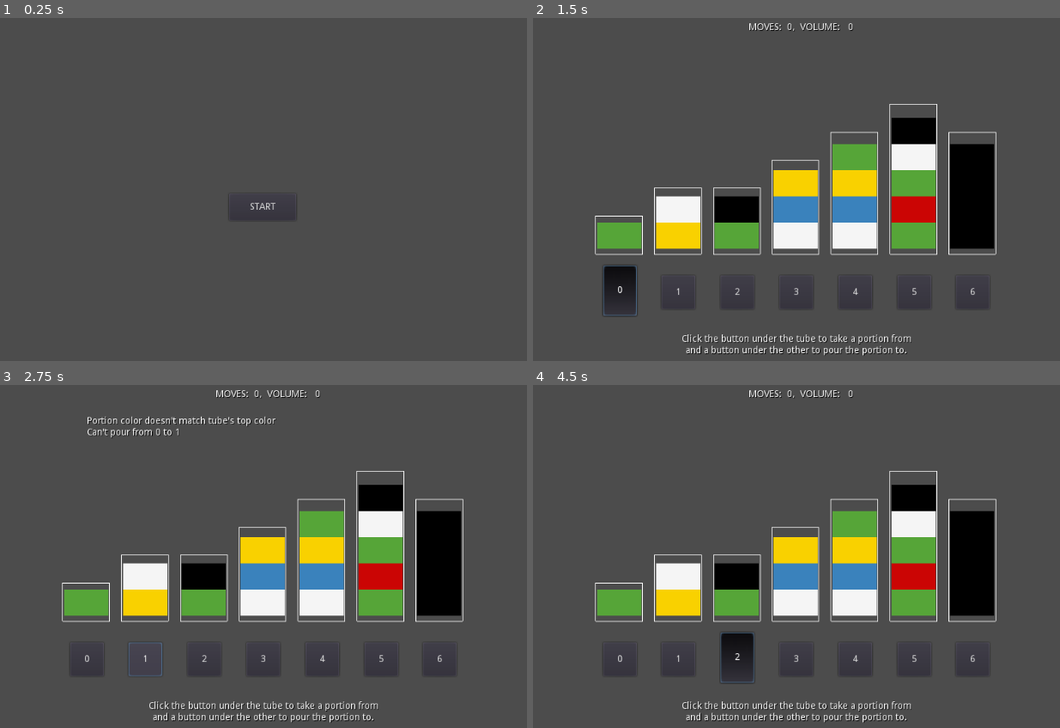
Above: before the commit, frames 1-4 (two rows, left to right).
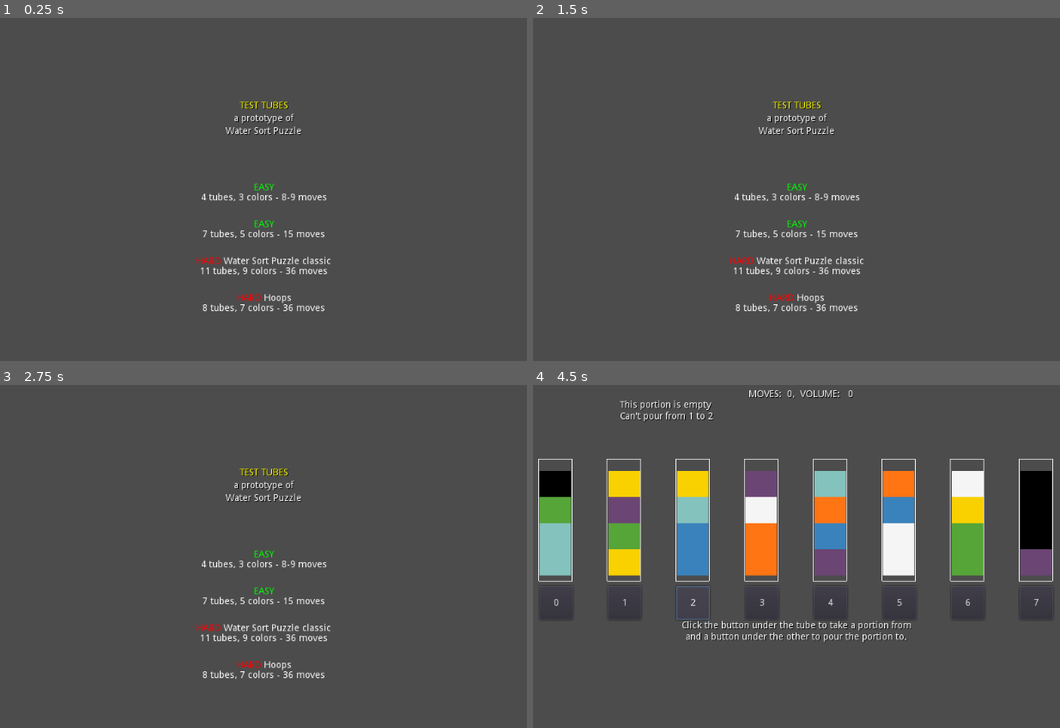
Above: after the commit, the same moments.

Repository: 1shevelov/test-tubes
Game: Godot game, scene res://scenes/Menu.tscn
Two runs of this game, one before a commit and one after it. Both use one fixed random seed, a clock stepped at 60 frames per second and the inputs below.
Inputs (mouse positions are in pixels of both pictures, inside the frame that each line leads up to):
- Up to frame 1 (0.25 s): no input
- Up to frame 2 (1.5 s): click (796, 206) at 0.5 s, where only the run before the commit has a clickable "START"; click (617, 292) at 1.25 s, where only the run before the commit has a clickable "0"
- Up to frame 3 (2.75 s): click (147, 659) at 2 s, where only the run before the commit has a clickable "1"
- Up to frame 4 (4.5 s): click (738, 659) at 2.75 s, where only the run before the commit has a clickable "2"; click "1" at 3.5 s; click "2" at 4.25 s

The runs differ from the first frame. In frame 1, 1.8% of the frame differs, in the area x 37-63%, y 24-86%; in frame 2, 18%; in frame 3, 18%; in frame 4, 30%, in the area x 0-99%, y 4-99%.

Commit message:
New menu with clickable level's list + couple of levels

Diff:
--- /dev/null
+++ b/scenes/LevelLabel.tscn
@@ -0,0 +1,29 @@
+[gd_scene load_steps=2 format=2]
+
+[ext_resource path="res://scripts/level_label.gd" type="Script" id=1]
+
+[node name="LevelLabel" type="MarginContainer"]
+margin_right = 40.0
+margin_bottom = 40.0
+rect_min_size = Vector2( 200, 30 )
+size_flags_horizontal = 3
+size_flags_vertical = 3
+custom_constants/margin_bottom = 5
+script = ExtResource( 1 )
+__meta__ = {
+"_edit_use_anchors_": false
+}
+
+[node name="RTLabel" type="RichTextLabel" parent="."]
+margin_right = 200.0
+margin_bottom = 35.0
+rect_min_size = Vector2( 0, 10 )
+size_flags_horizontal = 3
+size_flags_vertical = 3
+fit_content_height = true
+__meta__ = {
+"_edit_use_anchors_": false
+}
+[connection signal="gui_input" from="RTLabel" to="." method="_on_RTLabel_gui_input"]
+[connection signal="mouse_entered" from="RTLabel" to="." method="_on_RTLabel_mouse_entered"]
+[connection signal="mouse_exited" from="RTLabel" to="." method="_on_RTLabel_mouse_exited"]
--- a/scenes/Menu.tscn
+++ b/scenes/Menu.tscn
@@ -15,19 +15,64 @@
 [node name="CenterContainer" type="CenterContainer" parent="."]
 anchor_right = 1.0
 anchor_bottom = 1.0
-size_flags_horizontal = 2
-size_flags_vertical = 2
+margin_left = 2.2627
+margin_top = 3.51273
+margin_right = 2.2627
+margin_bottom = 3.5127
 __meta__ = {
 "_edit_use_anchors_": false
 }
 
-[node name="Button" type="Button" parent="CenterContainer"]
-margin_left = 462.0
-margin_top = 280.0
-margin_right = 562.0
-margin_bottom = 320.0
+[node name="MainVBox" type="VBoxContainer" parent="CenterContainer"]
+margin_left = 387.0
+margin_top = 246.0
+margin_right = 637.0
+margin_bottom = 353.0
+size_flags_horizontal = 4
+size_flags_vertical = 4
+custom_constants/separation = 25
+__meta__ = {
+"_edit_use_anchors_": false
+}
+
+[node name="RichTextLabel" type="RichTextLabel" parent="CenterContainer/MainVBox"]
+margin_right = 250.0
+margin_bottom = 57.0
+rect_min_size = Vector2( 150, 0 )
+size_flags_horizontal = 5
+size_flags_vertical = 4
+custom_colors/font_color_shadow = Color( 0, 0, 0, 1 )
+custom_constants/line_separation = 5
+bbcode_enabled = true
+bbcode_text = "[center][color=yellow][b]TEST TUBES[/b][/color]
+a prototype of
+[b]Water Sort Puzzle[/b][/center]"
+text = "TEST TUBES
+a prototype of
+Water Sort Puzzle"
+fit_content_height = true
+
+[node name="Container" type="Container" parent="CenterContainer/MainVBox"]
+margin_top = 82.0
+margin_right = 250.0
+margin_bottom = 82.0
+
+[node name="LevelSelection" type="VBoxContainer" parent="CenterContainer/MainVBox"]
+margin_top = 107.0
+margin_right = 250.0
+margin_bottom = 107.0
+rect_min_size = Vector2( 250, 0 )
+size_flags_vertical = 3
+custom_constants/separation = 5
+
+[node name="Button" type="Button" parent="CenterContainer/MainVBox"]
+visible = false
+margin_left = 75.0
+margin_top = 132.0
+margin_right = 175.0
+margin_bottom = 172.0
 rect_min_size = Vector2( 100, 40 )
-size_flags_horizontal = 5
-size_flags_vertical = 5
+size_flags_horizontal = 4
+size_flags_vertical = 4
 text = "START"
-[connection signal="pressed" from="CenterContainer/Button" to="." method="_on_Button_pressed"]
+[connection signal="pressed" from="CenterContainer/MainVBox/Button" to="." method="_on_Button_pressed"]
--- a/scripts/GameScene.gd
+++ b/scripts/GameScene.gd
@@ -6,9 +6,9 @@
 const TUBE_SCENE := preload("res://scenes/TubeScene.tscn")
 var tubes: Array = [] # of TUBE_SCENE
 
-var BORDER := 0.2 # in %
+var BORDER := 0.1 # in %
 
-const TUBE_SIZE := Vector2(70, 250)
+const TUBE_SIZE := Vector2(50, 250)
 
 const BUTTON:= preload("res://scenes/TubeButton.tscn")
 var tube_buttons: Array = []
@@ -53,7 +53,7 @@
 		tubes[i].init(Globals.get_level().get_tube(i).get_content())
 		add_child(tubes[i])
 		tubes[i].update_tube(Globals.get_level().get_tube(i).get_content())
-		var button_center_pos := Vector2(tube_center_x, ROOT_SIZE.y * BORDER * 1.6 + TUBE_SIZE.y)
+		var button_center_pos := Vector2(tube_center_x, ROOT_SIZE.y * BORDER * 1.8 + TUBE_SIZE.y)
 		tube_buttons[i] = add_button(i, button_center_pos)
 
 	message._set_global_position(Vector2(250, ROOT_SIZE.y * BORDER * 0.4))
--- a/scripts/Menu.gd
+++ b/scripts/Menu.gd
@@ -3,11 +3,13 @@
 const GAME_SCENE := preload("res://scenes/GameScene.tscn")
 var game_scene: Node2D
 
+const LEVEL_LABEL := preload("res://scenes/LevelLabel.tscn")
+var levels: Array = []
+onready var levels_list: VBoxContainer = $CenterContainer/MainVBox/LevelSelection
+
 
 func _ready():
-	# warning-ignore:return_value_discarded
-	#get_tree().change_scene_to(game_scene)
-	pass
+	make_levels_list()
 
 
 func close_game() -> void:
@@ -16,8 +18,25 @@
 	set_visible(true)
 
 
+func make_levels_list() -> void:
+	set_level1()
+	set_level2()
+	set_level3()
+	set_level4()
+	for i in levels.size():
+		var l := LEVEL_LABEL.instance()
+		l.label_text = levels[i].description
+		l.menu = self
+		l.set_name("LevelLabel_%s" % [i + 1])
+		levels_list.add_child(l)
+
+
 func _on_Button_pressed():
-	set_level2()
+	pass
+
+
+func run_game() -> void:
+	#set_level2()
 	if is_instance_valid(Globals.get_level()):
 		self.set_visible(false)
 		game_scene = GAME_SCENE.instance()
@@ -28,6 +47,11 @@
 	#game_scene.set_visible(true)
 
 
+func _on_label_clicked(label_num: int) -> void:
+	Globals.set_level(levels[label_num - 1])
+	run_game()
+
+
 func set_level1() -> void:
 	var l := Level.new()
 	if l.set_tubes([
@@ -36,13 +60,14 @@
 		[0, 0, 0],
 		[5, 2, 5, 1]
 	]):
+		l.description = "[center][color=lime]EASY[/color]\n4 tubes, 3 colors - 8-9 moves[/center]"
 		if !l.add_rating({"stars": 3, "moves": 8, "vol": 11}):
 			print_debug("Invalid rating")
 		if !l.add_rating({"stars": 2, "moves": 9, "vol": 13}):
 			print_debug("Invalid rating")
 		if !l.add_rating({"stars": 1, "moves": 9, "vol": 15}):
 			print_debug("Invalid rating")
-		Globals.set_level(l)
+		levels.append(l)
 	else:
 		print_debug("Error while activating level 1")
 
@@ -58,12 +83,68 @@
 		[0, 4, 5, 1, 5],
 		[0, 0, 0, 0]
 	]):
-		if !l.add_rating({"stars": 3, "moves": 1, "vol": 1}):
+		l.description = "[center][color=lime]EASY[/color]\n7 tubes, 5 colors - 15 moves[/center]"
+		if !l.add_rating({"stars": 3, "moves": 15, "vol": 19}):
 			print_debug("Invalid rating")
-		if !l.add_rating({"stars": 2, "moves": 15, "vol": 21}):
+		if !l.add_rating({"stars": 2, "moves": 15, "vol": 20}):
 			print_debug("Invalid rating")
-		if !l.add_rating({"stars": 1, "moves": 1, "vol": 1}):
+		if !l.add_rating({"stars": 1, "moves": 15, "vol": 21}):
 			print_debug("Invalid rating")
-		Globals.set_level(l)
+		levels.append(l)
+		#Globals.set_level(l)
 	else:
 		print_debug("Error while activating level 2")
+
+
+func set_level3() -> void:
+	var l := Level.new()
+	if l.set_tubes([
+		[1, 2, 3, 4],
+		[5, 6, 7, 8],
+		[8, 6, 6, 1],
+		[5, 3, 2, 7],
+		[2, 5, 8, 1],
+		[9, 3, 5, 2],
+		[4, 9, 9, 8],
+		[6, 7, 1, 7],
+		[3, 9, 4, 4],
+		[0, 0, 0, 0],
+		[0, 0, 0, 0]
+	]):
+		l.description = "[center][color=red]HARD[/color] Water Sort Puzzle classic\n11 tubes, 9 colors - 36 moves[/center]"
+		if !l.add_rating({"stars": 3, "moves": 15, "vol": 19}):
+			print_debug("Invalid rating")
+		if !l.add_rating({"stars": 2, "moves": 15, "vol": 20}):
+			print_debug("Invalid rating")
+		if !l.add_rating({"stars": 1, "moves": 36, "vol": 50}):
+			print_debug("Invalid rating")
+		levels.append(l)
+		#Globals.set_level(l)
+	else:
+		print_debug("Error while activating level 3")
+
+
+func set_level4() -> void:
+	var l := Level.new()
+	if l.set_tubes([
+		[0, 5, 8, 8],
+		[3, 6, 5, 3],
+		[3, 8, 2, 2],
+		[6, 4, 7, 7],
+
+		[8, 7, 2, 6],
+		[7, 2, 4, 4],
+		[4, 3, 5, 5],
+		[0, 0, 0, 6]
+	]):
+		l.description = "[center][color=red]HARD[/color] Hoops\n8 tubes, 7 colors - 36 moves[/center]"
+		if !l.add_rating({"stars": 3, "moves": 15, "vol": 19}):
+			print_debug("Invalid rating")
+		if !l.add_rating({"stars": 2, "moves": 15, "vol": 20}):
+			print_debug("Invalid rating")
+		if !l.add_rating({"stars": 1, "moves": 36, "vol": 50}):
+			print_debug("Invalid rating")
+		levels.append(l)
+		#Globals.set_level(l)
+	else:
+		print_debug("Error while activating level 4")
--- a/scripts/level.gd
+++ b/scripts/level.gd
@@ -13,6 +13,8 @@
 var _performance_ratings: Array = [] # of ratings
 
 var completion_table: Array = []
+
+var description: String = ""
 
 
 # new_rating = {"stars": 0, "moves": 0, "vol": 0}
--- /dev/null
+++ b/scripts/level_label.gd
@@ -0,0 +1,34 @@
+extends MarginContainer
+
+signal clicked(node_num)
+
+var label_text: String = ""
+
+var menu # pointer to Menu scene
+
+
+func _ready():
+	#print_debug("%s added" % get_name())
+	$RTLabel.append_bbcode(label_text)
+	# warning-ignore:return_value_discarded
+	connect("clicked", menu, "_on_label_clicked")
+
+
+func _on_RTLabel_gui_input(event):
+	if event.is_pressed():
+		#print_debug("Clicked ", get_name())
+		emit_signal("clicked", int(get_name().right(1)))
+
+
+#func _draw():
+#	draw_rect(Rect2(get_position(), get_size()), Color.white, false)
+
+
+func _on_RTLabel_mouse_entered():
+	$RTLabel.set_bbcode("")
+	$RTLabel.append_bbcode("[color=yellow]%s[/color]" % label_text)
+
+
+func _on_RTLabel_mouse_exited():
+	$RTLabel.set_bbcode("")
+	$RTLabel.append_bbcode(label_text)
